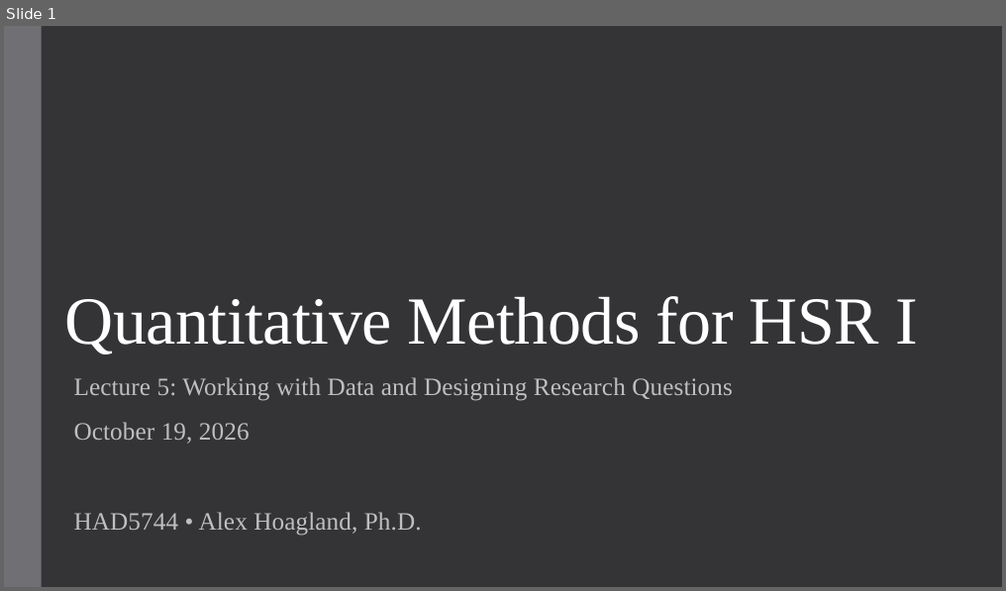
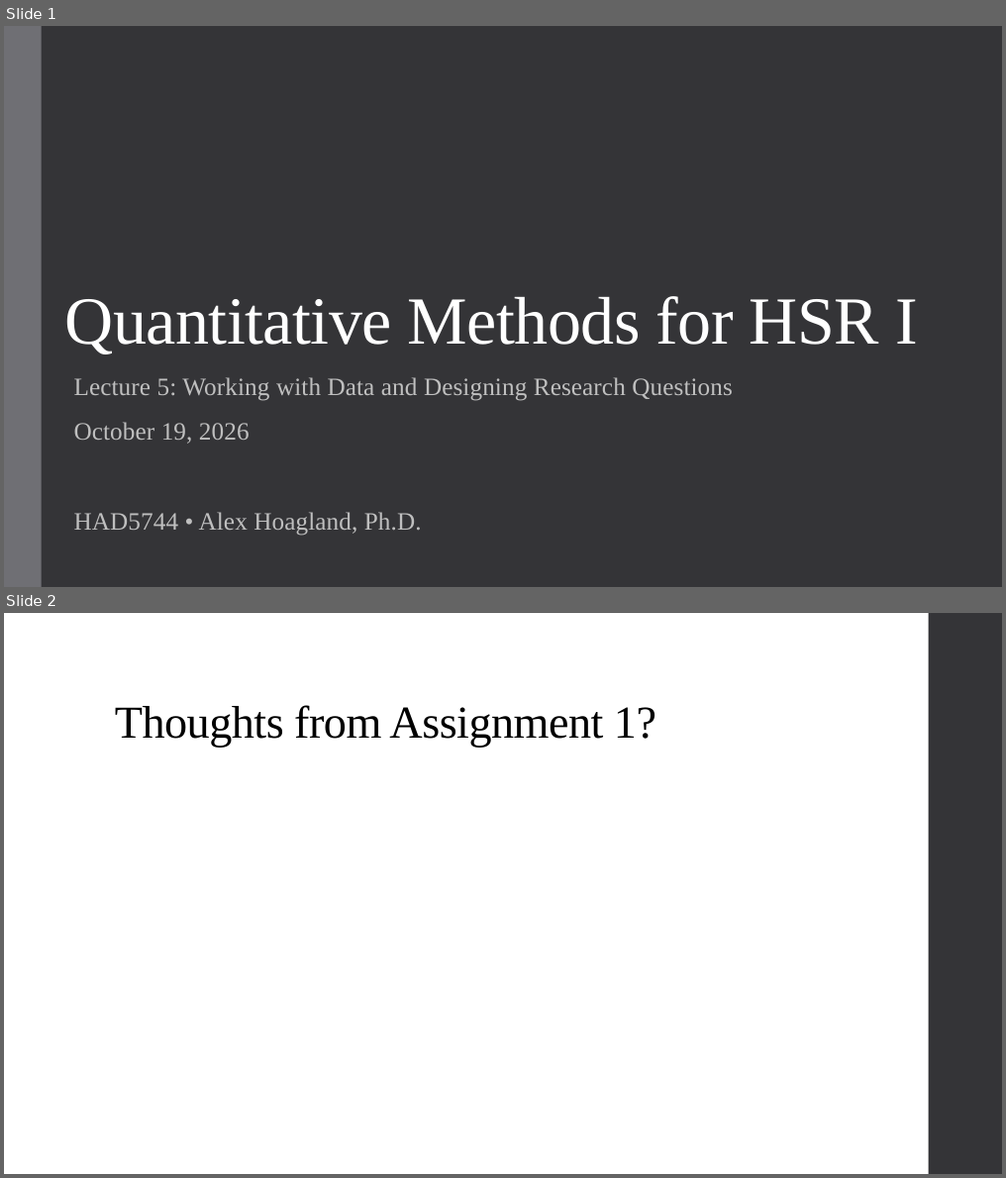
Before and after one commit to alex-hoagland/HAD5744, a slide deck: Lecture05_DataCleaning/Lecture5_DataCleaning-ResearchDesign.pptx. Shown one above the other, each under a label of ours: slide 1 before the commit, slides 1 and 2 after it. The pictures are 1006x591 and 1006x1178 pixels, drawn with LibreOffice and Linux fonts; fonts in the diff are those of the drawing. Boxes give left, top, right and bottom in pixels: in the first picture for what was removed or moved away, otherwise in the second. Text is boxed around its words. In the diff, an @@ line names an element or a change of style, - is before the commit and + after.

```diff
--- a/Lecture05_DataCleaning/Lecture5_DataCleaning-ResearchDesign.pptx
+++ b/Lecture05_DataCleaning/Lecture5_DataCleaning-ResearchDesign.pptx
@@ slide 2 added at [4, 613, 1002, 1174], background #FFFFFF @@
@@ rectangle added at [929, 613, 1002, 1174], fill #353537 @@
@@ title added at [115, 705, 656, 747], 44 pt, text #000000 @@
+Thoughts from Assignment 1?
```
Also in this commit, not shown: 4 slides changed, 15 other slides added.
